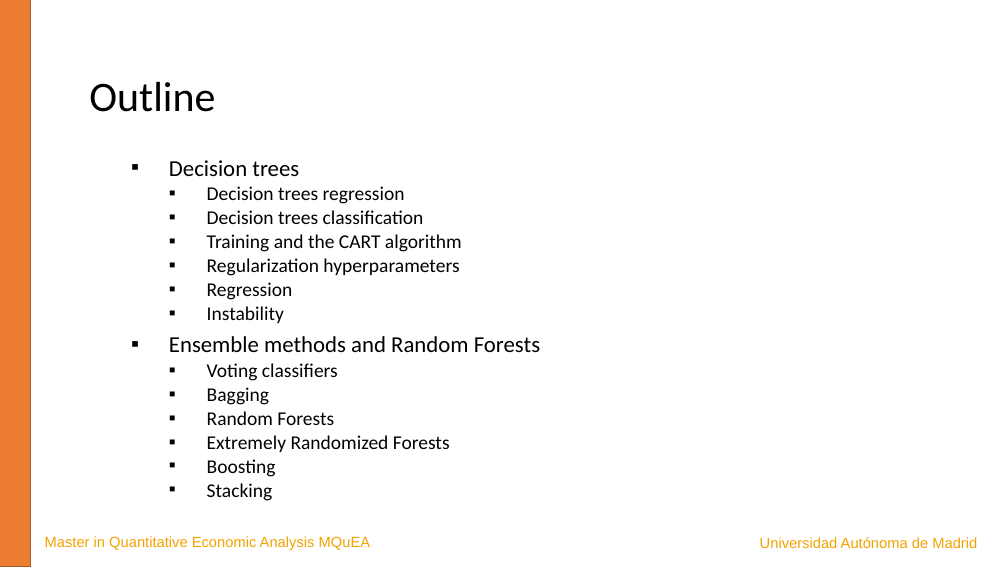
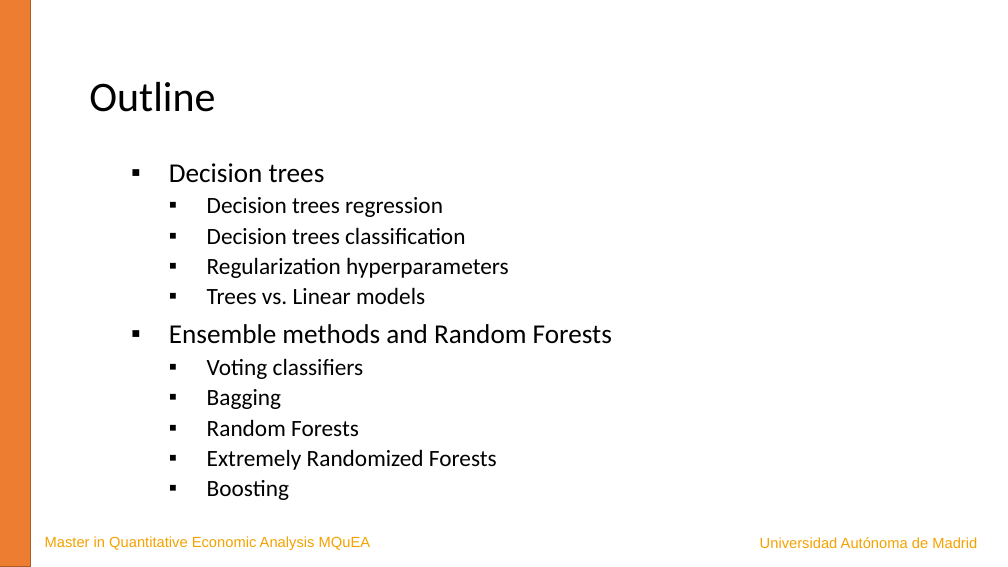
Before and after one commit to JavierBas/IMLEF-MQuEA, a slide deck: slide 2 of Course content/Slides/Topic 5 - Tree-based methods.pptx. Drawn at 1008x567 pixels with LibreOffice and Linux fonts; fonts in the diff are those of the drawing. Boxes give left, top, right and bottom in pixels: in the first picture for what was removed or moved away, otherwise in the second. Text is boxed around its words. In the diff, an @@ line names an element or a change of style, - is before the commit and + after.

```diff
--- a/Course content/Slides/Topic 5 - Tree-based methods.pptx
+++ b/Course content/Slides/Topic 5 - Tree-based methods.pptx
@@ text at (x1=169, y1=163, x2=612, y2=500): size 21.7 to 25.9 pt in "Decision trees", "Ensemble methods and Random Forests"; size 18.6 to 22.2 pt in "Decision trees regression", "Decision trees classification", "Regularization hyperparameters", "Voting classifiers" and 4 more places; line spacing 0.8 to 0.9 @@
@@ text at (x1=207, y1=234, x2=462, y2=252): paragraph removed @@
-  ▪ Training and the CART algorithm
@@ text at (x1=207, y1=287, x2=425, y2=304): text changed; size 18.6 to 22.2 pt @@
-  ▪ Regression
-  ▪ Instability
+  ▪ Trees vs. Linear models
@@ text at (x1=207, y1=483, x2=273, y2=501): paragraph removed @@
-  ▪ Stacking
```
Also in this commit, not shown: 2 other slides changed, 7 slides added, 1 other file.
